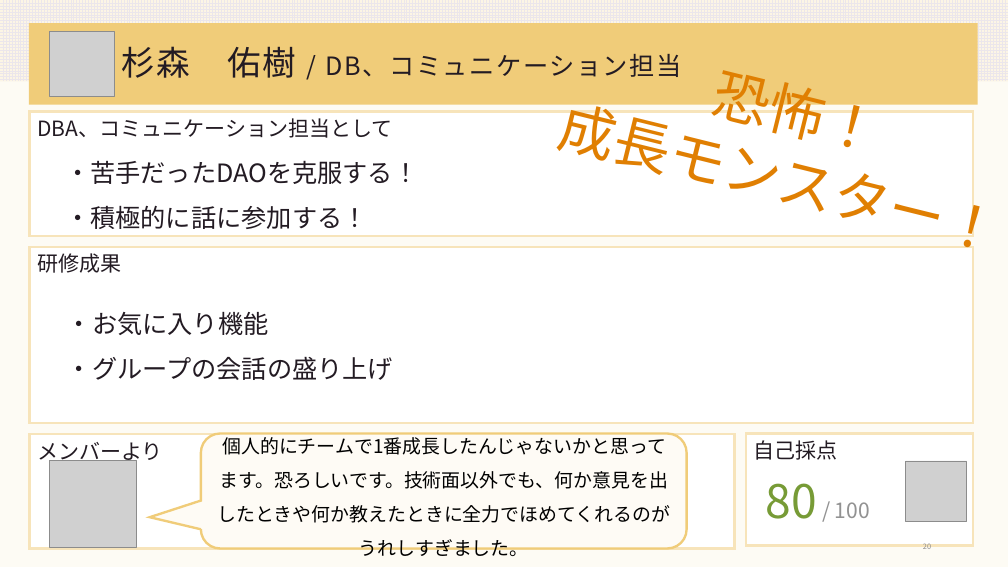
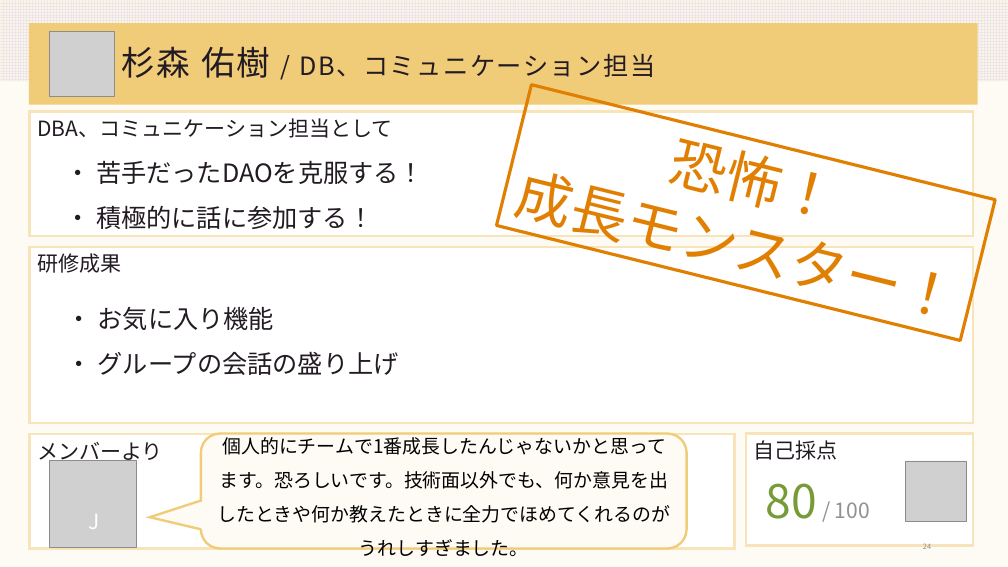
Before and after one commit to DOJO-2021/A-4, a slide deck: slide 24 of documents/A4_worldMap_発表会資料_0630.pptx (slide 20 before the commit). Drawn at 1008x567 pixels with LibreOffice and Linux fonts; fonts in the diff are those of the drawing; grey boxes stand for pictures. Boxes give left, top, right and bottom in pixels: in the first picture for what was removed or moved away, otherwise in the second. Text is boxed around its words. In the diff, an @@ line names an element or a change of style, - is before the commit and + after.

```diff
--- a/documents/A4_worldMap_発表会資料_0630.pptx
+++ b/documents/A4_worldMap_発表会資料_0630.pptx
@@ title "杉森 佑樹 / DB、コミュニケーション担当" rewrapped from (122, 46, 681, 78) to (122, 46, 655, 78) @@
@@ rectangle "恐怖！": place and size @@
-rectangle "恐怖！" at (556, 70, 995, 254)
+rectangle "恐怖！" at (497, 85, 996, 340)
@@ rectangle "恐怖！" at (497, 85, 996, 340): outline none to #E07F02 3 pt @@
@@ text at (65, 160, 424, 229): spaces changed @@
-・苦手だったDAOを克服する！
-・積極的に話に参加する！
+・ 苦手だったDAOを克服する！
+・ 積極的に話に参加する！
@@ text at (67, 307, 399, 375): spaces changed @@
-・お気に入り機能
-・グループの会話の盛り上げ
+・ お気に入り機能
+・ グループの会話の盛り上げ
@@ text added at (88, 514, 99, 529), 20 pt, text #FFFFFF @@
+J
```
Also in this commit, not shown: 7 other slides changed, 12 slides added, 2 other files.
